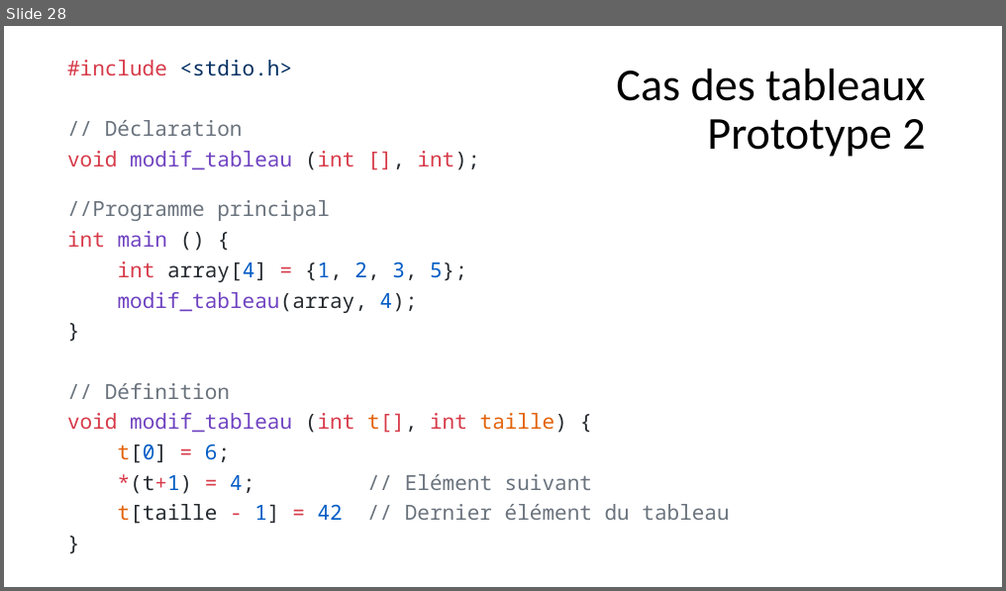
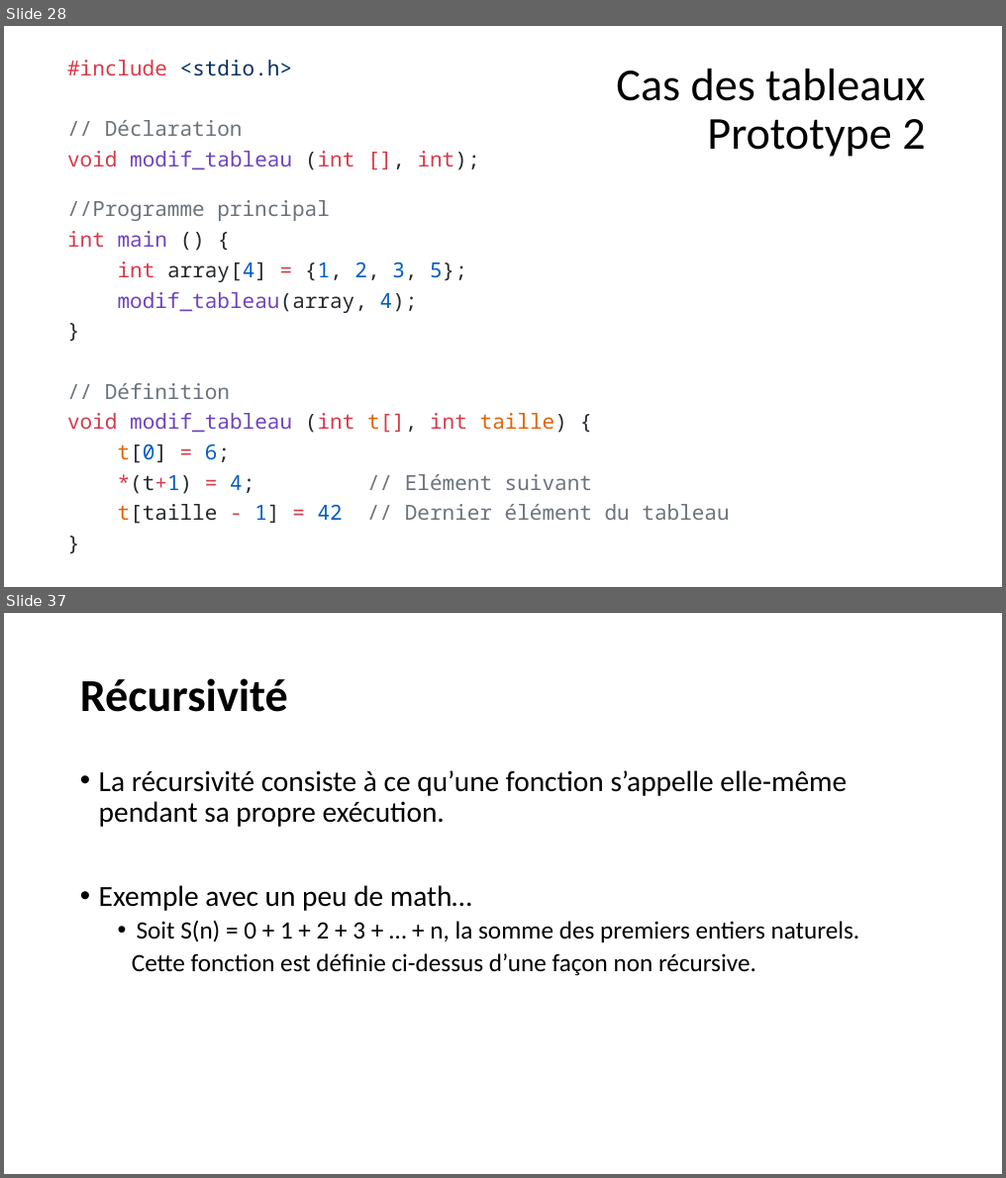
Before and after one commit to Firestorm49/bts-1, a slide deck: 02_C/05_Fonctions/Fonctions.pptx. Shown one above the other, each under a label of ours: slide 28 before the commit, slides 28 and 37 after it; the slides between them are not shown. The pictures are 1006x591 and 1006x1178 pixels, drawn with LibreOffice and Linux fonts; fonts in the diff are those of the drawing. Boxes give left, top, right and bottom in pixels: in the first picture for what was removed or moved away, otherwise in the second. Text is boxed around its words. In the diff, an @@ line names an element or a change of style, - is before the commit and + after.

```diff
--- a/02_C/05_Fonctions/Fonctions.pptx
+++ b/02_C/05_Fonctions/Fonctions.pptx
@@ slide 37 added at (x1=4, y1=613, x2=1002, y2=1174), background #FFFFFF @@
@@ title added at (x1=80, y1=678, x2=288, y2=712), 44 pt, text #000000, bold @@
+Récursivité
@@ text added at (x1=99, y1=770, x2=860, y2=976), 24 pt, text #000000 @@
+• La récursivité consiste à ce qu’une fonction s’appelle elle-même pendant sa propre exécution.
+• Exemple avec un peu de math…
+  • Soit S(n) = 0 + 1 + 2 + 3 + … + n, la somme des premiers entiers naturels.
+  Cette fonction est définie ci-dessus d’une façon non récursive.
```
Also in this commit, not shown: 12 other slides added, 3 other files.
